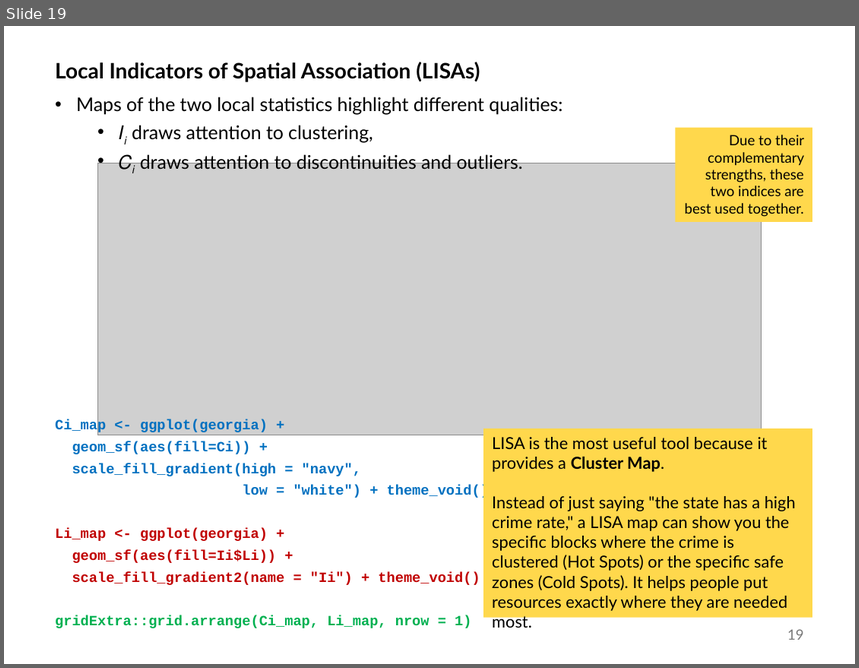
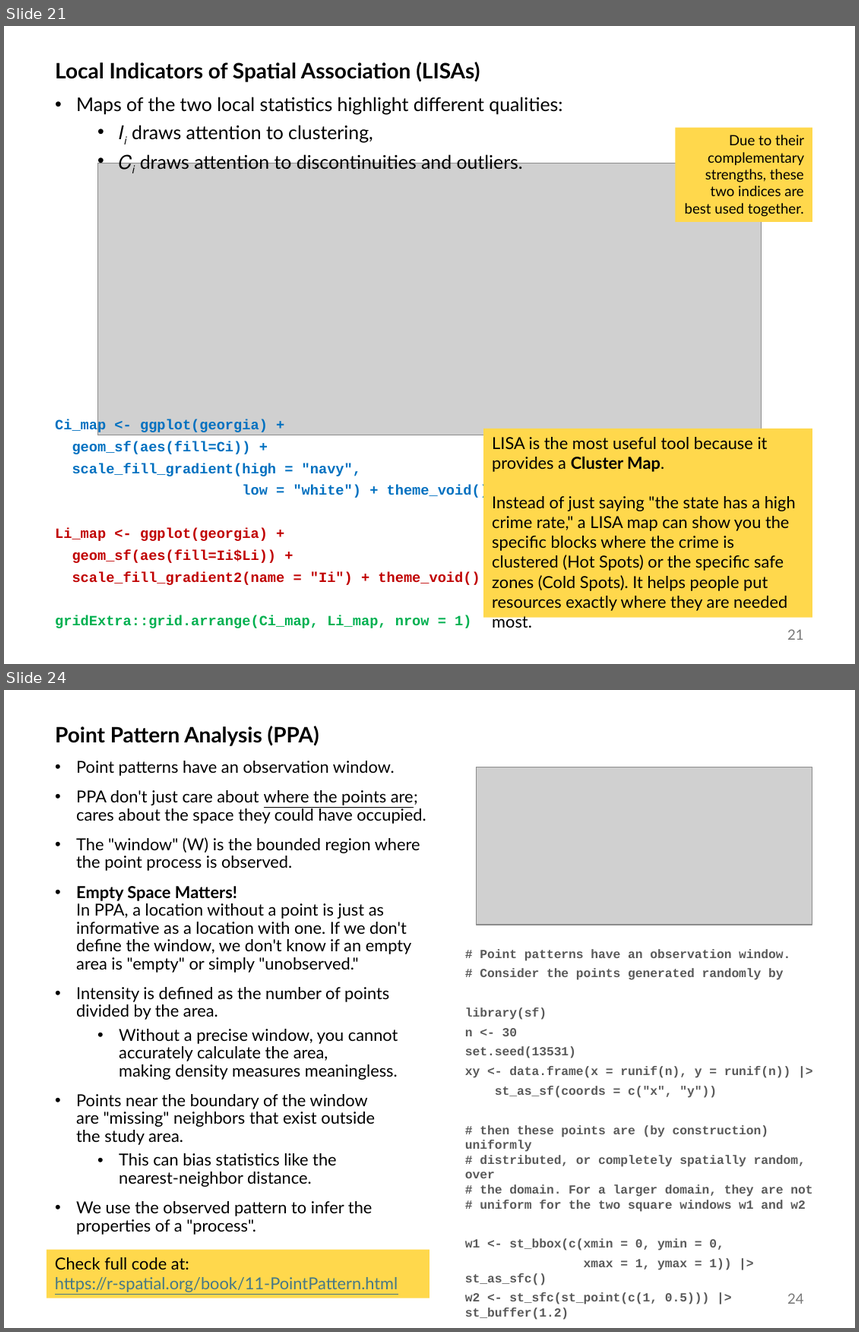
Before and after one commit to abuabara/abuabara.github.io, a slide deck: DAEN489S26/week12_slides.pptx. Shown one above the other, each under a label of ours: slide 19 before the commit, slides 21 and 24 after it; the slides between them are not shown. The pictures are 859x668 and 859x1332 pixels, drawn with LibreOffice and Linux fonts; fonts in the diff are those of the drawing; grey boxes stand for pictures. Boxes give left, top, right and bottom in pixels: in the first picture for what was removed or moved away, otherwise in the second. Text is boxed around its words. In the diff, an @@ line names an element or a change of style, - is before the commit and + after.

```diff
--- a/DAEN489S26/week12_slides.pptx
+++ b/DAEN489S26/week12_slides.pptx
@@ slide 24 added at [4, 690, 855, 1328], background #FFFFFF @@
@@ text added at [55, 726, 426, 1235], 14 pt, text #000000 @@
+Point Pattern Analysis (PPA)
+• Point patterns have an observation window.
+• PPA don't just care about where the points are;
+  cares about the space they could have occupied.
+• The "window" (W) is the bounded region where
+  the point process is observed.
+• Empty Space Matters!
+  In PPA, a location without a point is just as
+  informative as a location with one. If we don't
+  define the window, we don't know if an empty
+  area is "empty" or simply "unobserved."
+• Intensity is defined as the number of points
+  divided by the area.
+  • Without a precise window, you cannot
+    accurately calculate the area,
+    making density measures meaningless.
+• Points near the boundary of the window
+  are "missing" neighbors that exist outside
+  the study area.
+  • This can bias statistics like the
+    nearest-neighbor distance.
+• We use the observed pattern to infer the
+  properties of a "process".
@@ picture added at [477, 767, 813, 925] @@
@@ text added at [465, 949, 813, 1320], 10.5 pt, text #595959, bold @@
+# Point patterns have an observation window.
+# Consider the points generated randomly by
+library(sf)
+n <- 30
+set.seed(13531)
+xy <- data.frame(x = runif(n), y = runif(n)) |>
+st_as_sf(coords = c("x", "y"))
+# then these points are (by construction) uniformly
+# distributed, or completely spatially random, over
+# the domain. For a larger domain, they are not
+# uniform for the two square windows w1 and w2
+w1 <- st_bbox(c(xmin = 0, ymin = 0,
+xmax = 1, ymax = 1)) |> st_as_sfc()
+w2 <- st_sfc(st_point(c(1, 0.5))) |> st_buffer(1.2)
@@ rectangle added at [47, 1250, 430, 1299], fill #FFD84C, 14 pt, text #467886, underline @@
+Check full code at:
+https://r-spatial.org/book/11-PointPattern.html
@@ page number added at [788, 1293, 804, 1304], 12 pt, text #797979 @@
+24
@@ what was slide 19 is now slide 21 @@
@@ page number at [788, 629, 804, 640]: text changed @@
-19
+21
```
Also in this commit, not shown: 16 slides changed, 6 other slides added, 2 slides removed, 1 other file.
